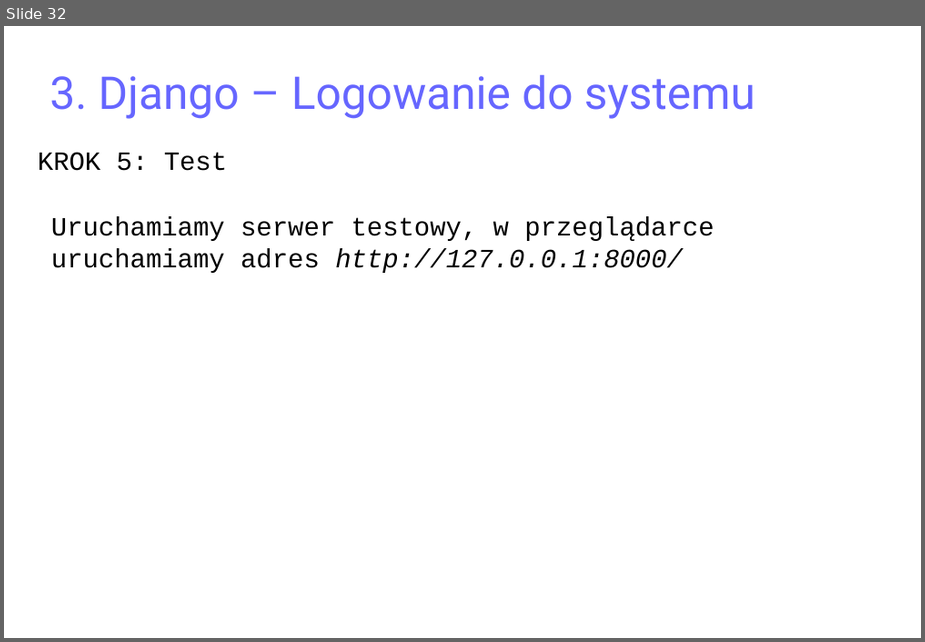
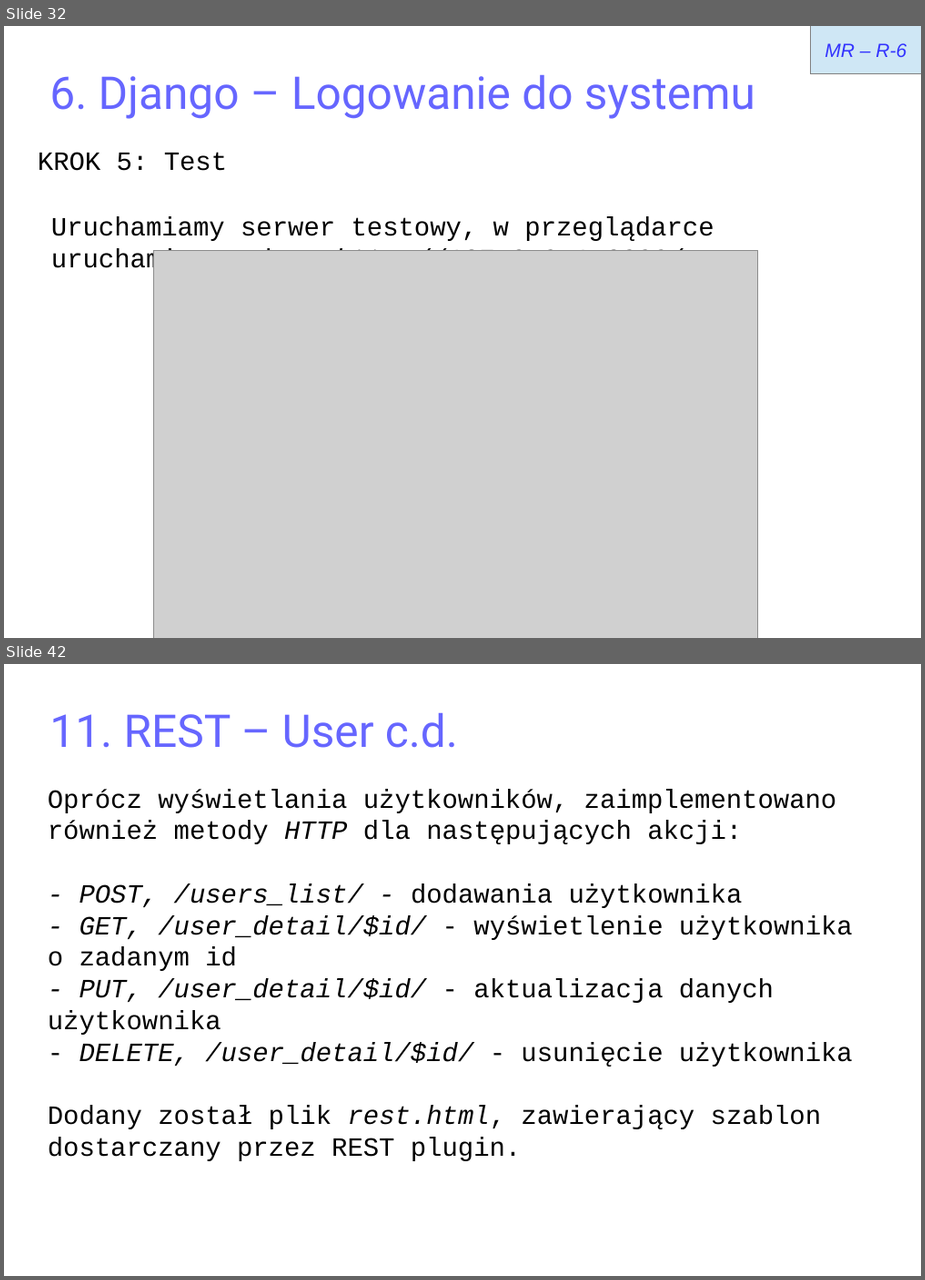
Before and after one commit to matulik/reinyzagam, a slide deck: Docs/presentation.odp. Shown one above the other, each under a label of ours: slide 32 before the commit, slides 32 and 42 after it; the slides between them are not shown. The pictures are 925x642 and 925x1280 pixels, drawn with LibreOffice and Linux fonts; fonts in the diff are those of the drawing; grey boxes stand for pictures. Boxes give left, top, right and bottom in pixels: in the first picture for what was removed or moved away, otherwise in the second. Text is boxed around its words. In the diff, an @@ line names an element or a change of style, - is before the commit and + after.

```diff
--- a/Docs/presentation.odp
+++ b/Docs/presentation.odp
@@ slide 42 added at (x1=4, y1=664, x2=921, y2=1276), background #FFFFFF @@
@@ title added at (x1=50, y1=713, x2=458, y2=748), 37.7 pt, text #6666FF @@
+11. REST – User c.d.
@@ text added at (x1=48, y1=789, x2=853, y2=1161), 22 pt, text #000000 @@
+Oprócz wyświetlania użytkowników, zaimplementowano również metody HTTP dla następujących akcji:
+- POST, /users_list/ - dodawania użytkownika
+- GET, /user_detail/$id/ - wyświetlenie użytkownika o zadanym id
+- PUT, /user_detail/$id/ - aktualizacja danych użytkownika
+- DELETE, /user_detail/$id/ - usunięcie użytkownika
+Dodany został plik rest.html, zawierający szablon dostarczany przez REST plugin.
@@ slide 32 changed as well @@
@@ rectangle added at (x1=811, y1=26, x2=921, y2=73), fill #CFE7F5, outline #808080 0 pt, 16 pt, text #3333FF, italic @@
+MR – R-6
@@ title at (x1=50, y1=75, x2=756, y2=119): text changed @@
-3. Django – Logowanie do systemu
+6. Django – Logowanie do systemu
@@ picture added at (x1=153, y1=251, x2=758, y2=638) @@
```
Also in this commit, not shown: 15 other slides changed, 10 other slides added, 8 other files.
